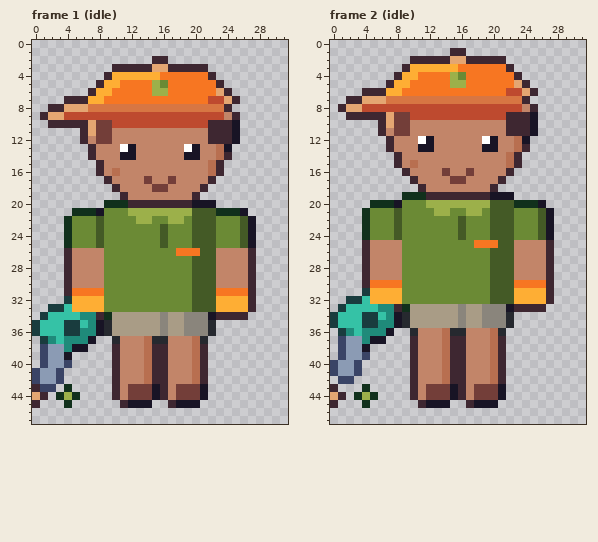
A pixel-art file gets an edit: art/people/owner-buddy.aseprite. Above: the version before the commit.
32x48 pixels, 4 frames. Shown: frame 1 (idle), frame 2 (idle). The commit also changed other frames, which this record leaves out.
After the commit:
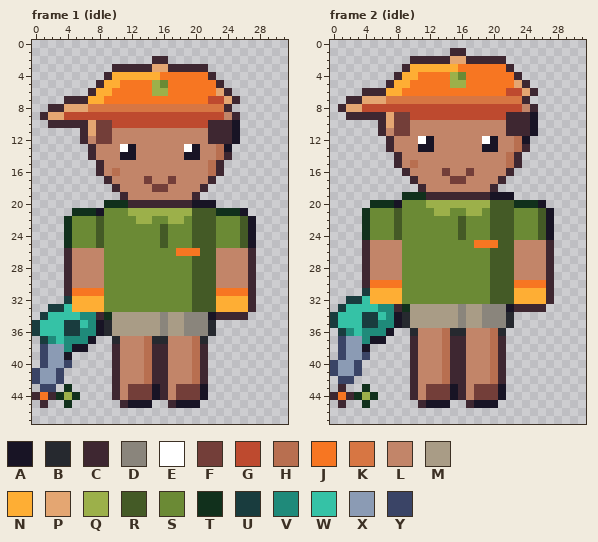
Palette (. is transparent): A #181425  B #26292f  C #3e2731  D #8a857c  E #ffffff  F #733e39  G #be4a2f  H #b86f50  J #f77622  K #d77643  L #c28569  M #a99c86  N #feae34  P #e4a672  Q #9cb04a  R #445a26  S #6b8a35  T #11301c  U #193c3e  V #1f8a7a  W #35c2a6  X #8b9bb4  Y #3a4466
From old to new:
Frame 1 (idle):
y 43: x 0 C -> .
y 44: x 0..2 PC. -> CJC
y 45: x 0..1 C. -> .C
Frame 2 (idle):
y 43: x 0..1 C. -> .C
y 44: x 0..2 PC. -> CJC
y 45: x 0..1 C. -> .C
Pixel boxes of the changes (left, top, right, bottom) in both pictures:
changed: (32, 384, 56, 408)
changed: (330, 384, 354, 408)
